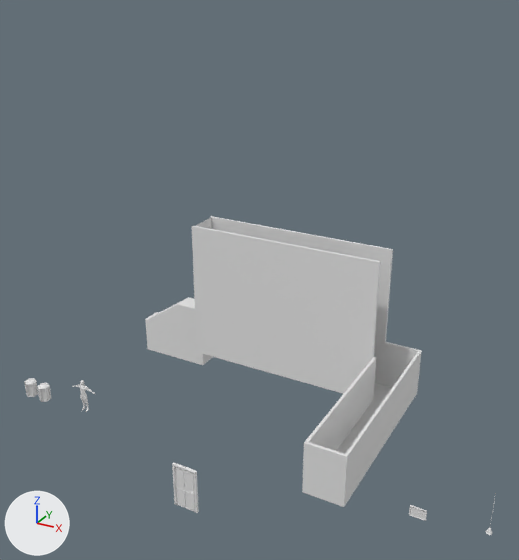
The Blender file ComputerGraphicsProject/Blender Files/assets.blend as it was, and as the next commit left it.
Camera for both pictures: a 50 mm lens placed at (49.7, -43.0, 38.7), pointed at (23.1, 5.3, 14.6). Arrows for +X, +Y and +Z are at lower left; the lights stay in place. The picture after the commit comes second. Materials are left out; every surface is plain grey.

Objects in the first picture: 'Cylinder', 'Cylinder.001', 'door', 'floor', 'staircase', 'walls' and 4 more.
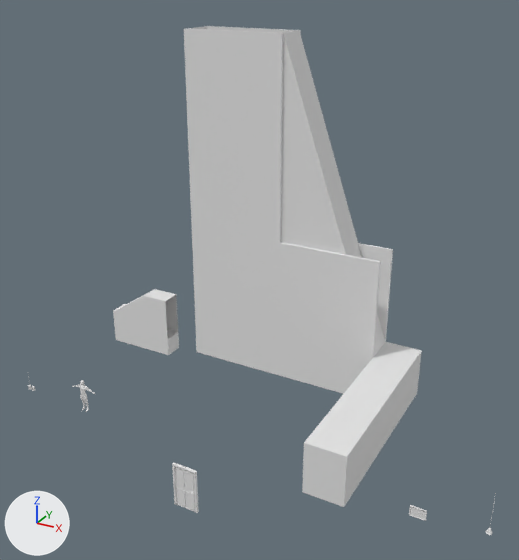
The edits, one by one:
me_cube_012 is used by ob_walls; location (30.58, 0.0, 0.0).
Before the commit, vertices of me_cube_012: 32 (-19.8, 14.3, 4.8), 33 (-19.8, 17.3, 4.8), 84 (-10.1, 17.6, 14.5) at pixel (296, 231), 85 (-20.1, 17.6, 14.5) at pixel (210, 216), 86 (-10.1, 17.3, 14.5) at pixel (295, 232).
Before the commit, vertices of me_cube_012: 87 (-19.8, 17.3, 14.5) at pixel (211, 217), 88 (-20.1, 14.0, 14.5) at pixel (191, 226), 89 (-19.8, 14.3, 14.5) at pixel (195, 225), 90 (-10.1, 14.0, 14.5) at pixel (279, 243), 91 (-10.1, 14.3, 14.5) at pixel (280, 242).
me_cube_012 had 100 vertices, 98 faces and spanned x -20.1..3.5, y -1.0..17.6, z 0.0..14.5.
me_cube_012 now has 100 vertices, 98 faces and spans x -20.1..3.5, y -1.0..17.6, z 0.0..33.4.
Part 1, on me_cube_012:
Vertices 32, 33, 84 to 91 of me_cube_012 move by (0.0, 0.0, 18.9).
me_cube_016 is used by ob_roof; location (30.58, 0.0, 4.8).
me_cube_016 had 14 vertices, 7 faces and spanned x -9.5..3.2, y -0.7..17.3, z 0.0..0.2.
me_cube_016 now has 14 vertices, 8 faces and spans x -10.1..3.2, y -0.7..17.3, z 0.0..28.6.
Part 2, on me_cube_016:
2 vertices are removed from x -9.5, y 14.3..17.3, z 0.2.
4 faces are deleted.
2 vertices move from x -9.5, y 14.3..17.3, z 0.0 to x -10.1, y 14.3..17.3, z 0.0.
2 vertices are added at (-10.1, 14.3, 28.6), (-10.1, 17.3, 28.6).
5 new faces join them.
Object 'staircase' (ob_staircase) moves from (8.74, 15.81, -0.99) to (4.09, 15.81, -0.99).
Object 'roof' (ob_roof) is now shown.
Object 'Cylinder' (ob_cylinder) moves from (0.0, 0.0, 0.0) to (-0.19, 0.0, 0.0).
Object 'Cylinder' (ob_cylinder) is rescaled from (0.605, 0.605, 0.767) to (0.163, 0.163, 0.206).
Object 'Cylinder.001' (ob_cylinder_001) moves from (1.77, 0.0, 0.0) to (0.29, 0.0, 0.0).
Object 'Cylinder.001' (ob_cylinder_001) is rescaled from (0.605, 0.605, 0.767) to (0.163, 0.163, 0.206).

Where the change shows, as pixel boxes (x1, y1, x2, y2) in the pictures (519 x 560 px; the box of a moved part takes in the faces that stretch with it):
'walls', reshaped (65% taller): before (192, 216, 422, 507); after (184, 26, 422, 507)
'roof', shown: after (281, 31, 418, 454)
'staircase', moved: before (145, 297, 213, 365); after (113, 289, 179, 355)
'Cylinder.001', moved, rescaled: before (38, 383, 51, 402); after (32, 386, 35, 391)
'Cylinder', moved, rescaled: before (24, 378, 38, 397); after (28, 377, 32, 390)
part 1 of me_cube_012, moved or reshaped: before (192, 216, 295, 334); after (184, 26, 301, 334)
part 2 of me_cube_016, moved or reshaped (not visible before): after (281, 31, 385, 354)
